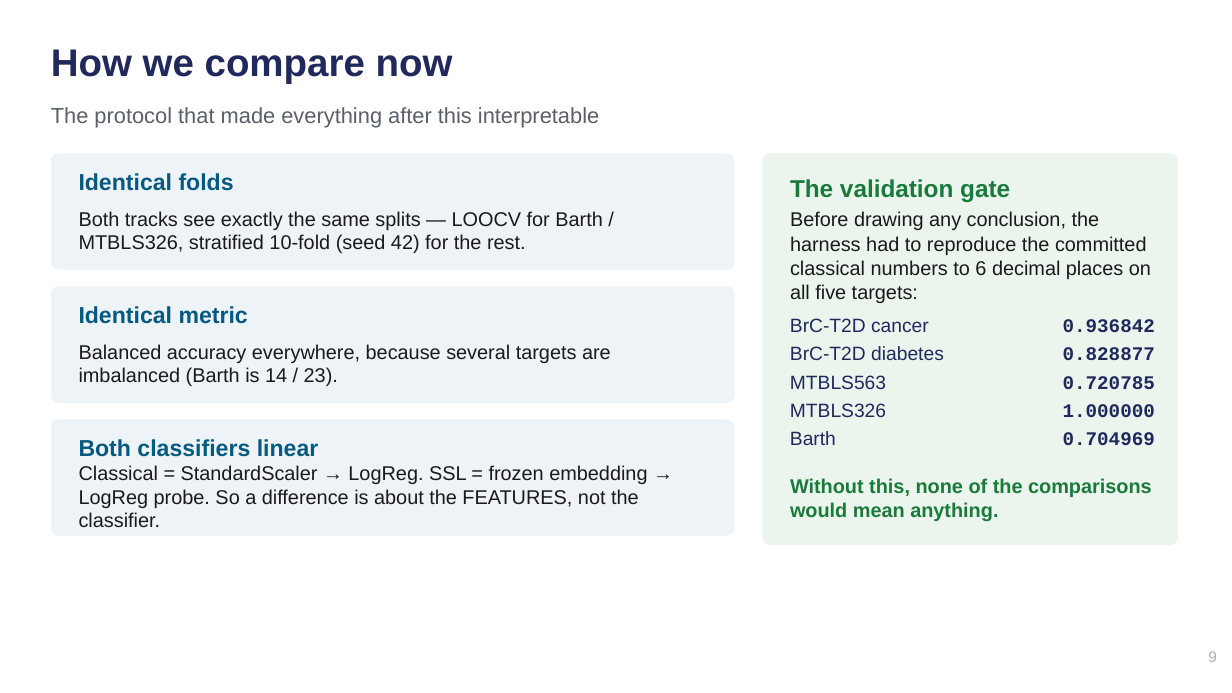
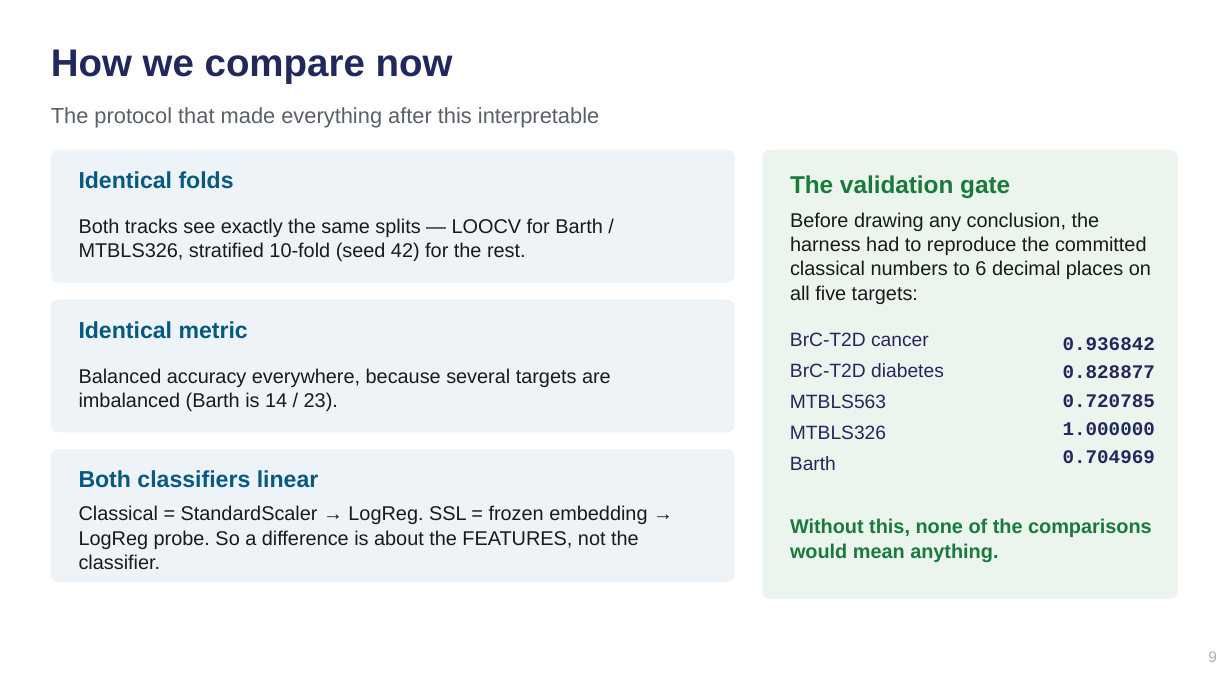
Before and after one commit to rama21094/NMR-Metabolomics-Foundational-Model, a slide deck: slide 9 of docs/Group_Meeting_2026-08-10.pptx. Drawn at 1232x693 pixels with LibreOffice and Linux fonts; fonts in the diff are those of the drawing. Boxes give left, top, right and bottom in pixels: in the first picture for what was removed or moved away, otherwise in the second. Text is boxed around its words. In the diff, an @@ line names an element or a change of style, - is before the commit and + after.

```diff
--- a/docs/Group_Meeting_2026-08-10.pptx
+++ b/docs/Group_Meeting_2026-08-10.pptx
@@ rounded rectangle: place and size @@
-rounded rectangle at bbox=[51, 153, 735, 270]
+rounded rectangle at bbox=[51, 150, 735, 283]
@@ rounded rectangle: place and size @@
-rounded rectangle at bbox=[762, 153, 1178, 545]
+rounded rectangle at bbox=[762, 150, 1178, 599]
@@ text "The validation gate": place and size @@
-text "The validation gate" at bbox=[790, 179, 1010, 202]
+text "The validation gate" at bbox=[790, 175, 1010, 198]
@@ rounded rectangle: place and size @@
-rounded rectangle at bbox=[51, 287, 735, 403]
+rounded rectangle at bbox=[51, 299, 735, 433]
@@ text "Identical metric": place and size @@
-text "Identical metric" at bbox=[79, 306, 248, 324]
+text "Identical metric" at bbox=[79, 321, 248, 339]
@@ text "BrC-T2D cancer": place and size @@
-text "BrC-T2D cancer" at bbox=[790, 318, 944, 445]
+text "BrC-T2D cancer" at bbox=[790, 332, 944, 470]
@@ text "BrC-T2D cancer" at bbox=[790, 332, 944, 470]: line spacing 22pt to 24pt @@
@@ text "0.936842": place and size @@
-text "0.936842" at bbox=[1063, 319, 1155, 445]
+text "0.936842" at bbox=[1063, 337, 1155, 463]
@@ text "Balanced accuracy everywhere, because several ...": place and size @@
-text "Balanced accuracy everywhere, because several ..." at bbox=[79, 344, 611, 386]
+text "Balanced accuracy everywhere, because several ..." at bbox=[79, 368, 611, 411]
@@ proportions changed in 4 elements at bbox=[51, 150, 735, 283], bbox=[51, 299, 735, 433], bbox=[762, 150, 1178, 599], bbox=[51, 449, 735, 582] @@
@@ rounded rectangle: place and size @@
-rounded rectangle at bbox=[51, 420, 735, 536]
+rounded rectangle at bbox=[51, 449, 735, 582]
@@ text "Both classifiers linear": place and size @@
-text "Both classifiers linear" at bbox=[79, 439, 319, 457]
+text "Both classifiers linear" at bbox=[79, 470, 319, 488]
@@ line spacing 18.5pt to 19pt in 3 elements at bbox=[79, 218, 602, 261], bbox=[79, 368, 611, 411], bbox=[79, 505, 647, 569] @@
@@ text "Classical = StandardScaler → LogReg. ...": place and size @@
-text "Classical = StandardScaler → LogReg. ..." at bbox=[79, 465, 647, 527]
+text "Classical = StandardScaler → LogReg. ..." at bbox=[79, 505, 647, 569]
@@ text "Without this, none of the ...": place and size @@
-text "Without this, none of the ..." at bbox=[790, 478, 1152, 522]
+text "Without this, none of the ..." at bbox=[790, 518, 1152, 562]
```
Also in this commit, not shown: 11 other slides changed, 8 other files.
